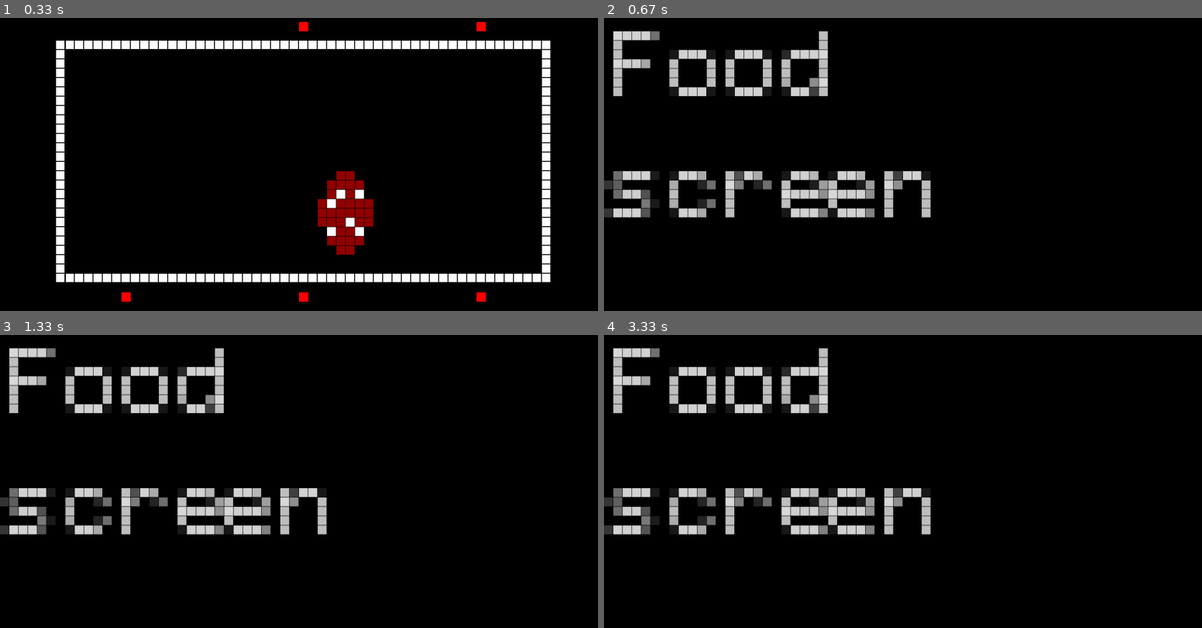
Above: before the commit, frames 1-4 (two rows, left to right).
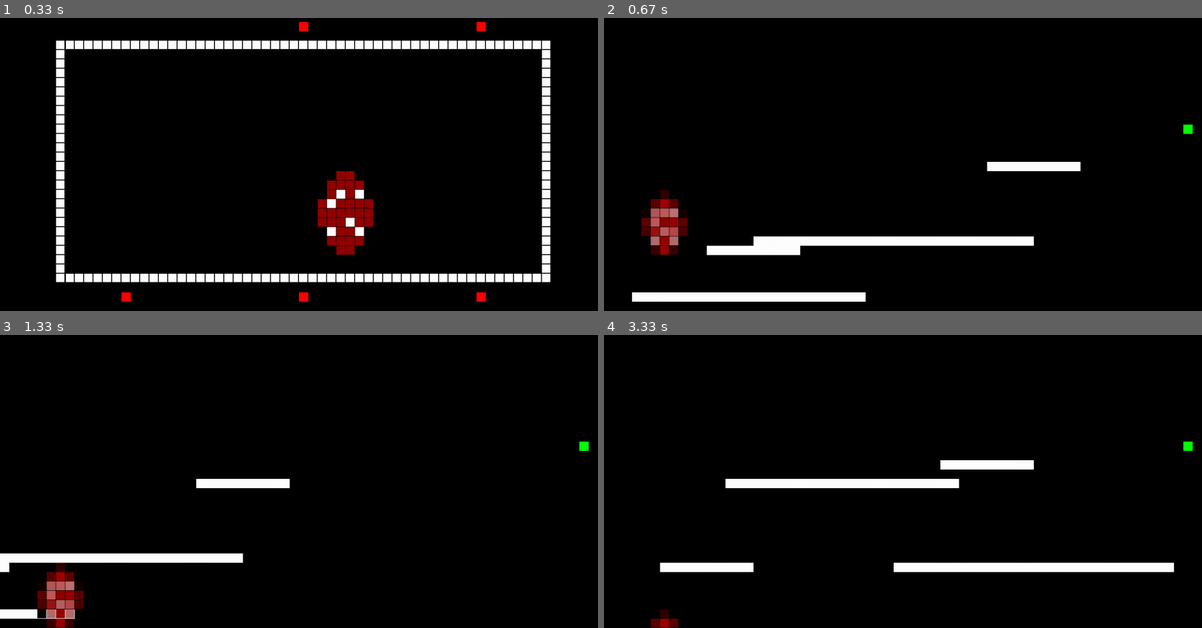
Above: after the commit, the same moments.

Repository: TerenceGrover/tamagotchi
Game: pygame game, started from script.py
The game is run twice, just before and just after one commit, with the same random seed, the same clock (stepped at 60 frames per second) and the same inputs.
Inputs:
- Up to frame 1 (0.33 s): no input
- Up to frame 2 (0.67 s): hold S from 0.33 s (still down)
- Up to frame 3 (1.33 s): release S at 0.8 s
- Up to frame 4 (3.33 s): no input

Frame 1 is identical in both runs. In frame 2, 12% of the frame differs, in the area x 0-99%, y 4-97%; in frame 3, 10%; in frame 4, 11%.

Commit message:
feat: platformer placeholder

Diff:
--- a/core/game.py
+++ b/core/game.py
@@ -3,6 +3,7 @@
 from core.stats import Stats
 from core.states import States
 import pygame
+
 
 def game_loop(screen, screen_width, screen_height, pixel_size, fps):
     # Initialize modules
--- a/core/graphics.py
+++ b/core/graphics.py
@@ -330,8 +330,54 @@
             )
             self.draw_matrix(loan_matrix, center_x - self.matrix_width // 4, center_y + 5)
 
-
-
+    def draw_platformer_screen(self, tama_position, platforms, goal_position):
+        """
+        Render the platformer mini-game screen.
+
+        Args:
+            tama_position (tuple): (x, y) position of the Tamagotchi.
+            platforms (list): List of platform positions [(x1, y1, width), ...].
+            goal_position (tuple): (x, y) position of the goal pixel.
+        """
+        self.clear_screen()
+
+        # Draw platforms
+        for platform in platforms:
+            platform_x, platform_y, platform_width = platform
+            for x in range(platform_width):
+                pygame.draw.rect(
+                    self.screen,
+                    (255, 255, 255),  # White platform
+                    (
+                        (platform_x + x) * self.pixel_size,
+                        platform_y * self.pixel_size,
+                        self.pixel_size,
+                        self.pixel_size,
+                    ),
+                )
+
+        # Draw the goal
+        goal_x, goal_y = goal_position
+        pygame.draw.rect(
+            self.screen,
+            (0, 255, 0),  # Green goal
+            (
+                goal_x * self.pixel_size,
+                goal_y * self.pixel_size,
+                self.pixel_size,
+                self.pixel_size,
+            ),
+        )
+
+        # Draw Tamagotchi sprite
+        tama_x, tama_y = tama_position
+        self.draw_sprite_at(
+            tama_x,
+            tama_y,
+            "assets/sprites/tama.png",
+            sprite_width=5,  # Scaled-down sprite
+            sprite_height=5,
+        )
 
 
     def clear_screen(self):
--- /dev/null
+++ b/core/minigames/platformer.py
@@ -0,0 +1,152 @@
+import random
+import pygame
+import math
+
+def initialize_platformer():
+    """
+    Initialize platformer game variables.
+    """
+    return {
+        "tama_position": [3, 10],  # Initial Tamagotchi position
+        "platforms": [
+            [12, 30, 25],  # Platform at x=8, y=30, width=25
+            [50, 16, 10],
+            [25, 24, 30],
+            [20, 25, 10],
+        ],
+        "goal_position": (62, 12),  # Goal position
+        "platform_speed": 1,
+        "minigame_ended": False,
+        "jumping": False,
+        "jump_counter": 0,  # Timer for the jump animation
+        "jump_duration": 20,  # Duration of the jump (frames)
+        "on_platform": False,
+    }
+
+
+def calculate_jump_curve(duration, peak_height):
+    """
+    Generate a smooth jump curve for the given duration and peak height.
+    """
+    return [
+        -4 * peak_height * ((t / duration) - 0.5) ** 2 + peak_height
+        for t in range(duration + 1)
+    ]
+
+
+def update_platforms(game_state, jump_curve):
+    """
+    Move platforms, reset positions when they leave the screen,
+    and check for collisions with the Tamagotchi.
+    """
+    tama_x, tama_y = game_state["tama_position"]
+
+    # Move platforms and reset if out of bounds
+    for platform in game_state["platforms"]:
+        platform[0] -= game_state["platform_speed"]
+        if platform[0] + platform[2] < 0:  # Reset platform position
+            platform[0] = 64
+            platform[1] = random.randint(10, 33)
+
+    # Check collisions with platforms
+    game_state["on_platform"] = False
+    for platform_x, platform_y, platform_width in game_state["platforms"]:
+        if platform_x <= tama_x <= platform_x + platform_width and tama_y == platform_y - 5:
+            game_state["on_platform"] = True
+            break
+
+    # Gravity
+    if not game_state["on_platform"] and not game_state["jumping"]:
+        game_state["tama_position"][1] += 1  # Apply gravity
+
+    # Jumping logic
+    if game_state["jumping"]:
+        if game_state["jump_counter"] < len(jump_curve):
+            game_state["tama_position"][1] -= jump_curve[game_state["jump_counter"]]
+            game_state["jump_counter"] += 1
+        else:
+            game_state["jumping"] = False
+            game_state["jump_counter"] = 0
+
+    # Prevent falling through the floor
+    game_state["tama_position"][1] = min(max(game_state["tama_position"][1], 0), 40)
+
+
+def check_goal_reached(game_state):
+    """
+    Check if the Tamagotchi has reached the goal.
+    """
+    tama_x, tama_y = game_state["tama_position"]
+    goal_x, goal_y = game_state["goal_position"]
+    if tama_x == goal_x and tama_y == goal_y:
+        game_state["minigame_ended"] = True
+
+
+def handle_input(game_state, controls, states, jump_curve):
+    """
+    Handle Tamagotchi movement based on user input.
+    """
+    # Cancel the mini-game when the left button is pressed
+    if controls.left_button:
+        game_state["minigame_ended"] = True
+        states.transition_to_screen("home_screen")
+        return
+
+    # Movement
+    if controls.right_button and game_state["tama_position"][0] < 63:
+        game_state["tama_position"][0] += 1
+
+    # Jump
+    if controls.center_button and not game_state["jumping"] and game_state["on_platform"]:
+        game_state["jumping"] = True
+        game_state["jump_counter"] = 0
+
+    # Prevent going out of bounds
+    game_state["tama_position"][1] = min(max(game_state["tama_position"][1], 0), 30)
+
+
+def draw_platformer(graphics, game_state, sprite_folder):
+    """
+    Render the platformer mini-game screen.
+    """
+    tama_position = game_state["tama_position"]
+    platforms = game_state["platforms"]
+    goal_position = game_state["goal_position"]
+
+    graphics.clear_screen()
+
+    # Draw platforms
+    for platform_x, platform_y, platform_width in platforms:
+        pygame.draw.rect(
+            graphics.screen,
+            (255, 255, 255),  # White platform
+            (
+                platform_x * graphics.pixel_size,
+                platform_y * graphics.pixel_size,
+                platform_width * graphics.pixel_size,
+                graphics.pixel_size,
+            ),
+        )
+
+    # Draw the goal
+    goal_x, goal_y = goal_position
+    pygame.draw.rect(
+        graphics.screen,
+        (0, 255, 0),  # Green goal
+        (
+            goal_x * graphics.pixel_size,
+            goal_y * graphics.pixel_size,
+            graphics.pixel_size,
+            graphics.pixel_size,
+        ),
+    )
+
+    # Draw Tamagotchi sprite
+    tama_x, tama_y = tama_position
+    graphics.draw_sprite_at(
+        tama_x,
+        tama_y,
+        f"{sprite_folder}/sprite0.png",
+        sprite_width=7,  # Scaled-down sprite
+        sprite_height=7,
+    )
--- a/core/states.py
+++ b/core/states.py
@@ -1,4 +1,5 @@
 import time
+from core.minigames.platformer import initialize_platformer
 
 class States:
     def __init__(self):
@@ -13,6 +14,7 @@
             "food_screen", "housing_screen", "socialize_screen",
             "education_screen", "job_screen", "hobby_screen"
         ]
+        self.platformer_state = None  # Holds platformer game state
 
         # Age-related properties
         self.age = 0
@@ -47,13 +49,6 @@
         self.stage_of_life = new_stage
         self.start_time = time.time()  # Reset timer for the new stage
 
-    def get_sprite_folder(self):
-        """
-        Get the sprite folder path based on the current life stage and character.
-        """
-        return f"assets/sprites/{self.character}/{self.stage_of_life}"
-
-
     def transition_to_screen(self, new_screen):
         """
         Transition to a new screen.
@@ -78,3 +73,15 @@
         Get the sprite folder path based on the current life stage and character.
         """
         return f"assets/sprites/{self.character}/{self.stage_of_life}"
+
+    def start_platformer(self):
+        """
+        Initialize the platformer minigame state.
+        """
+        self.platformer_state = initialize_platformer()
+
+    def reset_platformer(self):
+        """
+        Reset the platformer minigame.
+        """
+        self.platformer_state = None
--- a/script.py
+++ b/script.py
@@ -4,6 +4,8 @@
 from core.states import States
 from core.stats import Stats
 import random
+from core.minigames.platformer import update_platforms, check_goal_reached, handle_input, draw_platformer, calculate_jump_curve
+
 
 # Constants
 MATRIX_WIDTH = 64
@@ -88,6 +90,7 @@
                     states.animation_frame = 0
                     states.selected_level = random.choice(["HS", "BSc", "MSc", "PhD"])
                     states.student_loan = random.choice([5000, 20000, 50000, 100000])
+
             else:
                 # Handle animation frames
                 graphics.draw_education_animation(states.selected_point_index, states.animation_frame,
@@ -105,6 +108,24 @@
                         states.animation_frame = None
                         states.transition_to_screen("home_screen")
 
+        elif states.current_screen == "food_screen":
+            if not states.platformer_state:
+                states.start_platformer()
+
+            if not states.platformer_state["minigame_ended"]:
+                            # Create jump curve
+                jump_curve = calculate_jump_curve(duration=12, peak_height=2,)
+
+                # Call update_platforms with the jump curve
+                update_platforms(states.platformer_state, jump_curve)
+                handle_input(states.platformer_state, controls, states, jump_curve)
+                check_goal_reached(states.platformer_state)
+
+            draw_platformer(graphics, states.platformer_state, states.get_sprite_folder())
+
+            if states.platformer_state["minigame_ended"]:
+                states.reset_platformer()
+                states.transition_to_screen("home_screen")
 
 
         elif states.current_screen in states.point_screens:
